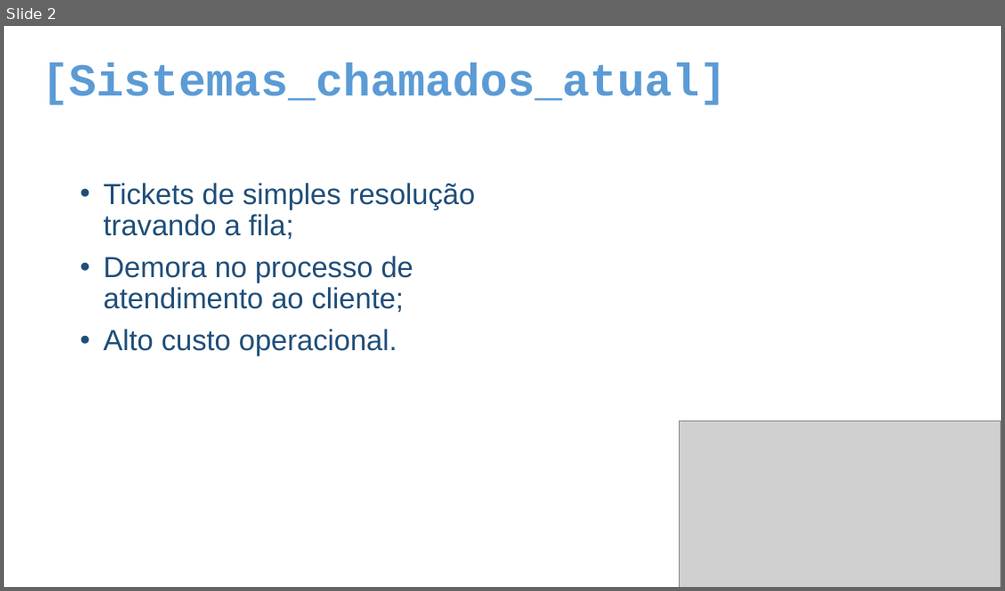
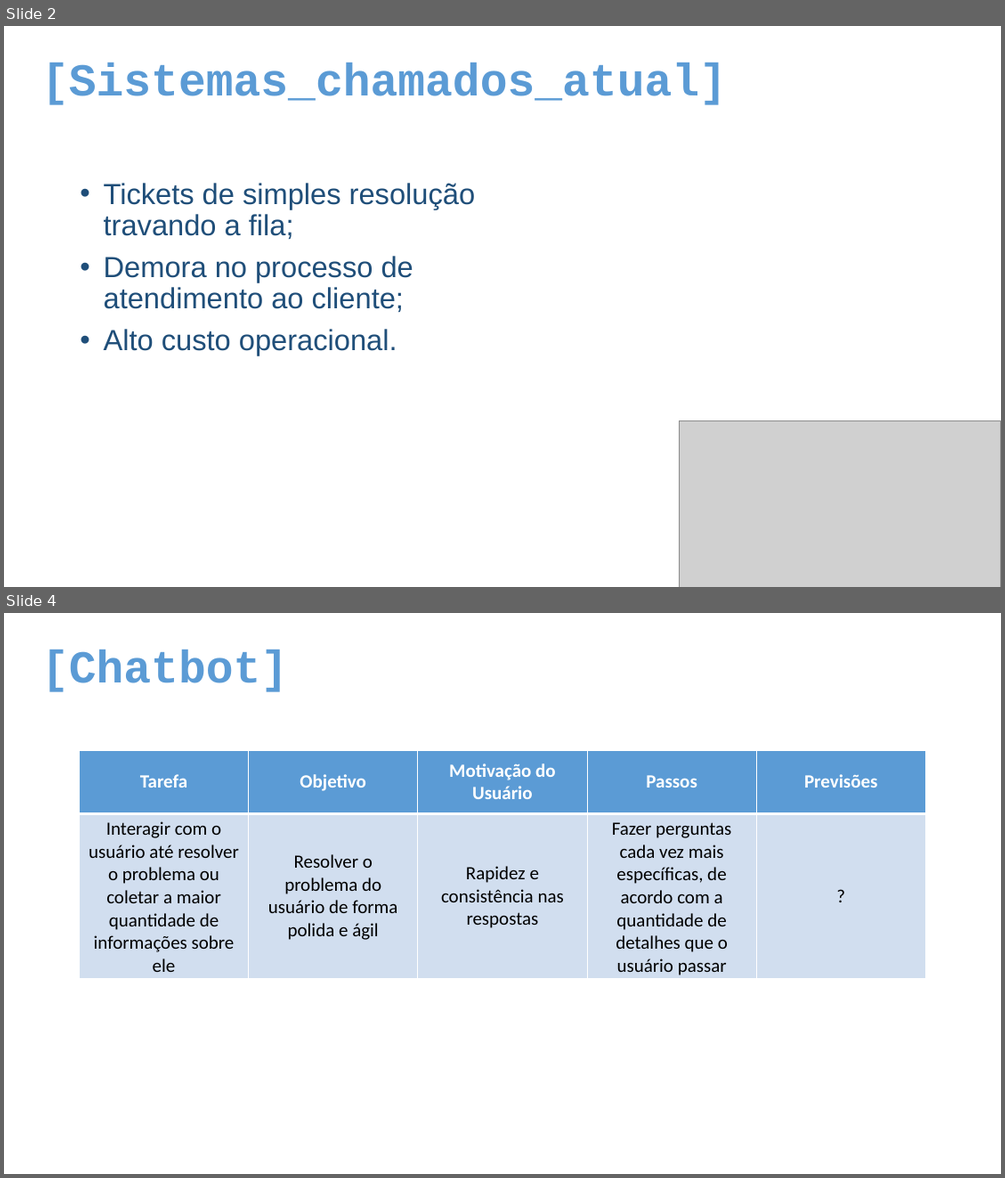
Before and after one commit to csportore-iot-senai/hackathon-febweb, a slide deck: ava-g4-hackathon-2.0.pptx. Shown one above the other, each under a label of ours: slide 2 before the commit, slides 2 and 4 after it; the slides between them are not shown. The pictures are 1005x591 and 1005x1178 pixels, drawn with LibreOffice and Linux fonts; fonts in the diff are those of the drawing; grey boxes stand for pictures. Boxes give left, top, right and bottom in pixels: in the first picture for what was removed or moved away, otherwise in the second. Text is boxed around its words. In the diff, an @@ line names an element or a change of style, - is before the commit and + after.

```diff
--- a/ava-g4-hackathon-2.0.pptx
+++ b/ava-g4-hackathon-2.0.pptx
@@ slide 4 added at <box>4,613,1001,1174</box>, background #FFFFFF @@
@@ text added at <box>41,649,288,692</box>, 44 pt, text #5B9BD5, bold @@
+[Chatbot]
@@ table added at <box>80,750,924,979</box>, 2 rows, 5 columns @@
+Tarefa | Objetivo | Motivação do Usuário | Passos | Previsões
+Interagir com o usuário até resolver o problema ou coletar a maior quantidade de informações sobre ele | Resolver o problema do usuário de forma polida e ágil | Rapidez e consistência nas respostas | Fazer perguntas cada vez mais específicas, de acordo com a quantidade de detalhes que o usuário passar | ?
```
Also in this commit, not shown: 1 slide changed, 5 other slides added, 7 slides removed.
